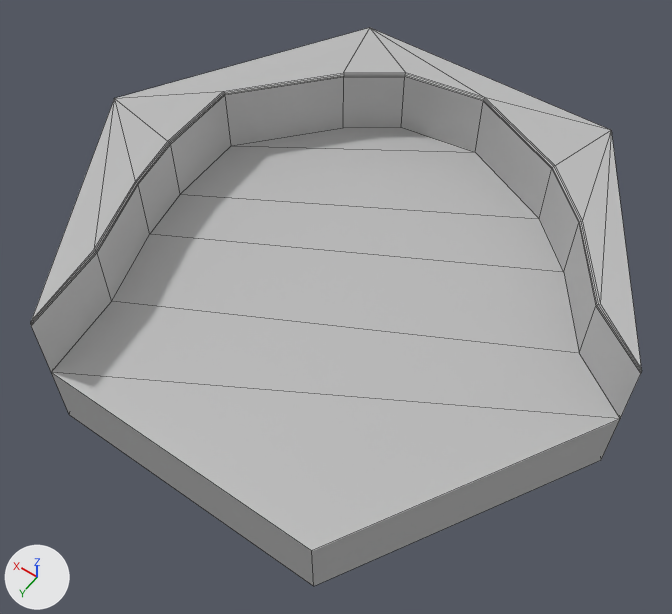
Renders of the FBX model Ego's Precious/Assets/Models/GroundHex/hex_02_W.fbx from each side of a commit.
Before and after are seen from a 50 mm camera at (-6.92, 10.01, 14.35) aimed at (-0.19, 0.59, -0.46). Arrows for +X, +Y and +Z are at lower left; the lights stay in place. Mesh edges are drawn as thin lines. Where no turn or scale is listed for an object, it has been applied to the vertices.

In view in the first picture: 'hex_02_W'.
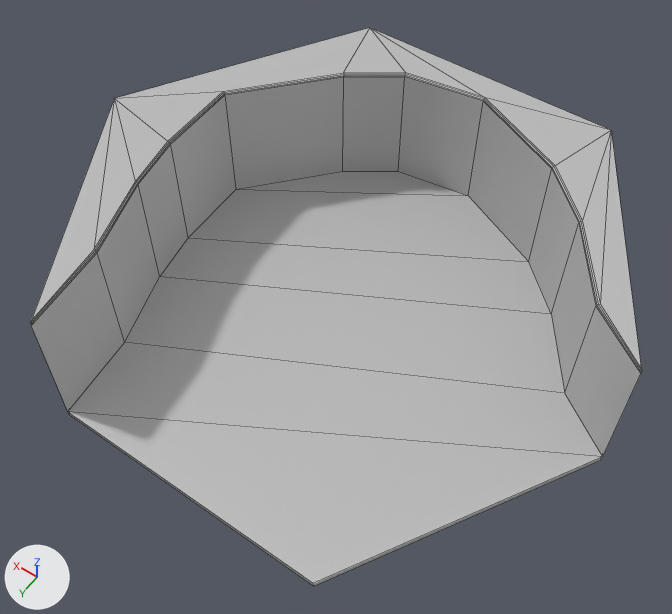
Where the change shows, as pixel boxes [x1, y1, x2, y2] in the pictures (672 x 614 px; the box of a moved part takes in the faces that stretch with it):
part 1 of me_mesh, moved or reshaped
    both: [49, 124, 623, 586]

The change in detail:
me_mesh has 70 vertices, 78 faces and spans x -6.0..6.0, y -5.2..5.2, z -1.5..1.5.
me_mesh is used by ob_hex_02_w; location (0.0, 0.0, 0.0).
me_mesh part 1: all 13 vertices in x -6.0..4.22, y -4.52..5.2, z 0.0 are moved by (0.0, 0.0, -1.38).
